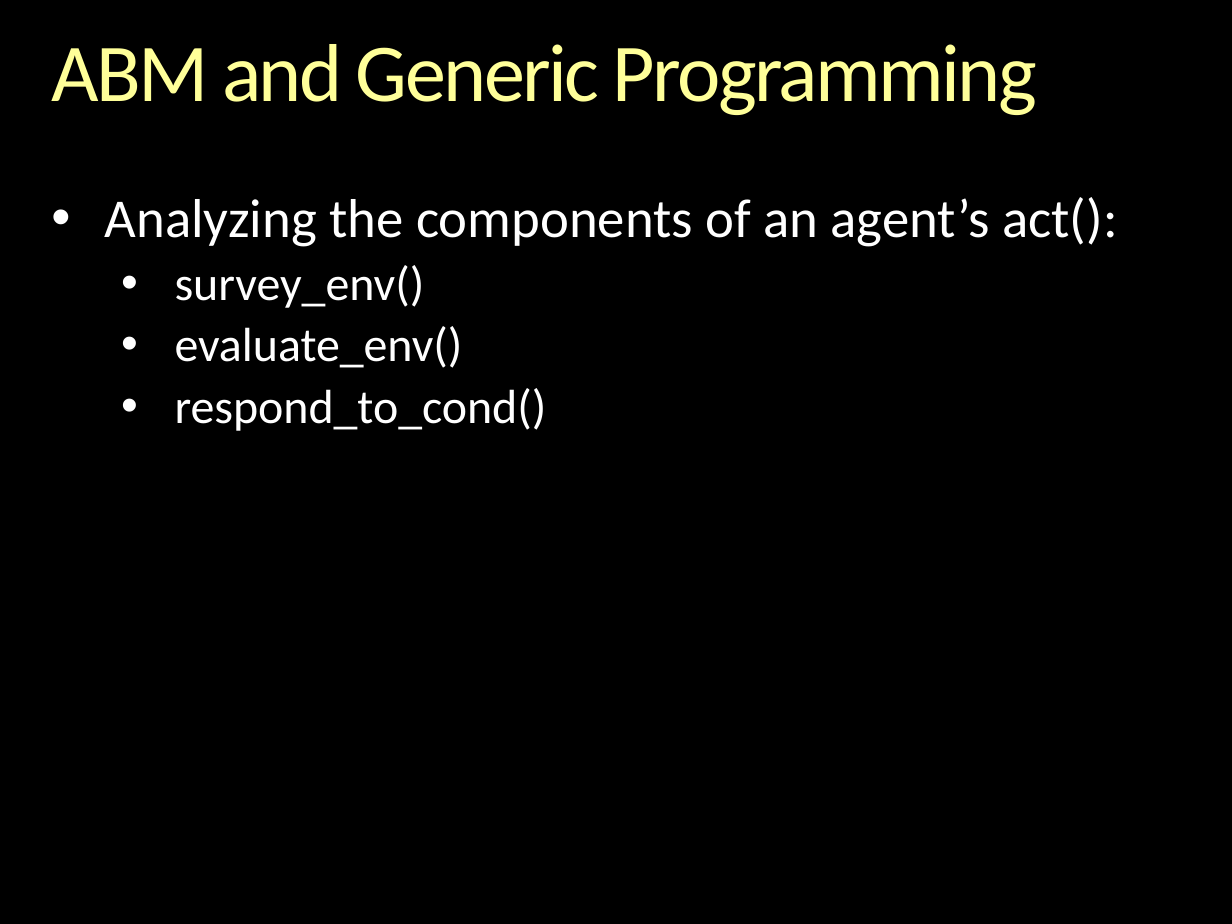
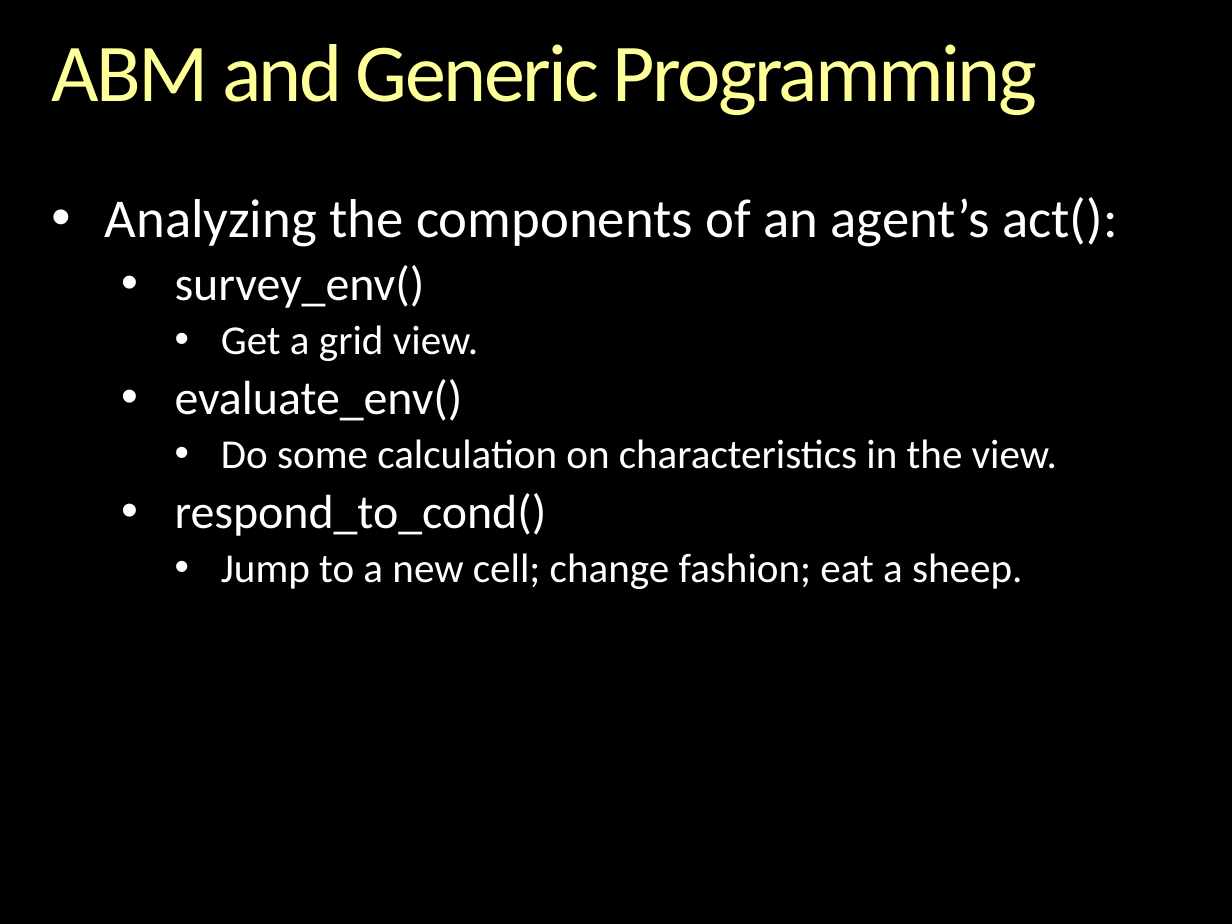
Before and after one commit to gcallah/indras_net, a slide deck: slide 13 of docs/GenericProgrammingAndABM.pptx. Drawn at 1232x924 pixels with LibreOffice and Linux fonts; fonts in the diff are those of the drawing; background and template pictures are left out. Boxes give left, top, right and bottom in pixels: in the first picture for what was removed or moved away, otherwise in the second. Text is boxed around its words. In the diff, an @@ line names an element or a change of style, - is before the commit and + after.

```diff
--- a/docs/GenericProgrammingAndABM.pptx
+++ b/docs/GenericProgrammingAndABM.pptx
@@ text at (221, 325, 478, 361): paragraph added @@
+    • Get a grid view.
@@ text at (221, 439, 1057, 469): paragraph added @@
+    • Do some calculation on characteristics in the view.
@@ text at (221, 553, 1022, 589): paragraph added @@
+    • Jump to a new cell; change fashion; eat a sheep.
```
Also in this commit, not shown: 1 other slide changed, 1 slide added.
